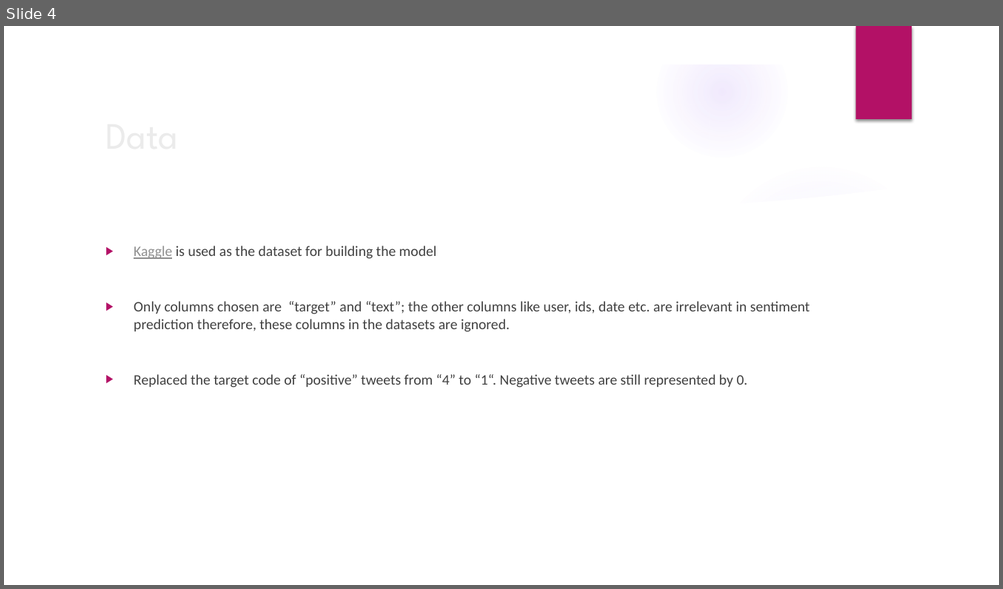
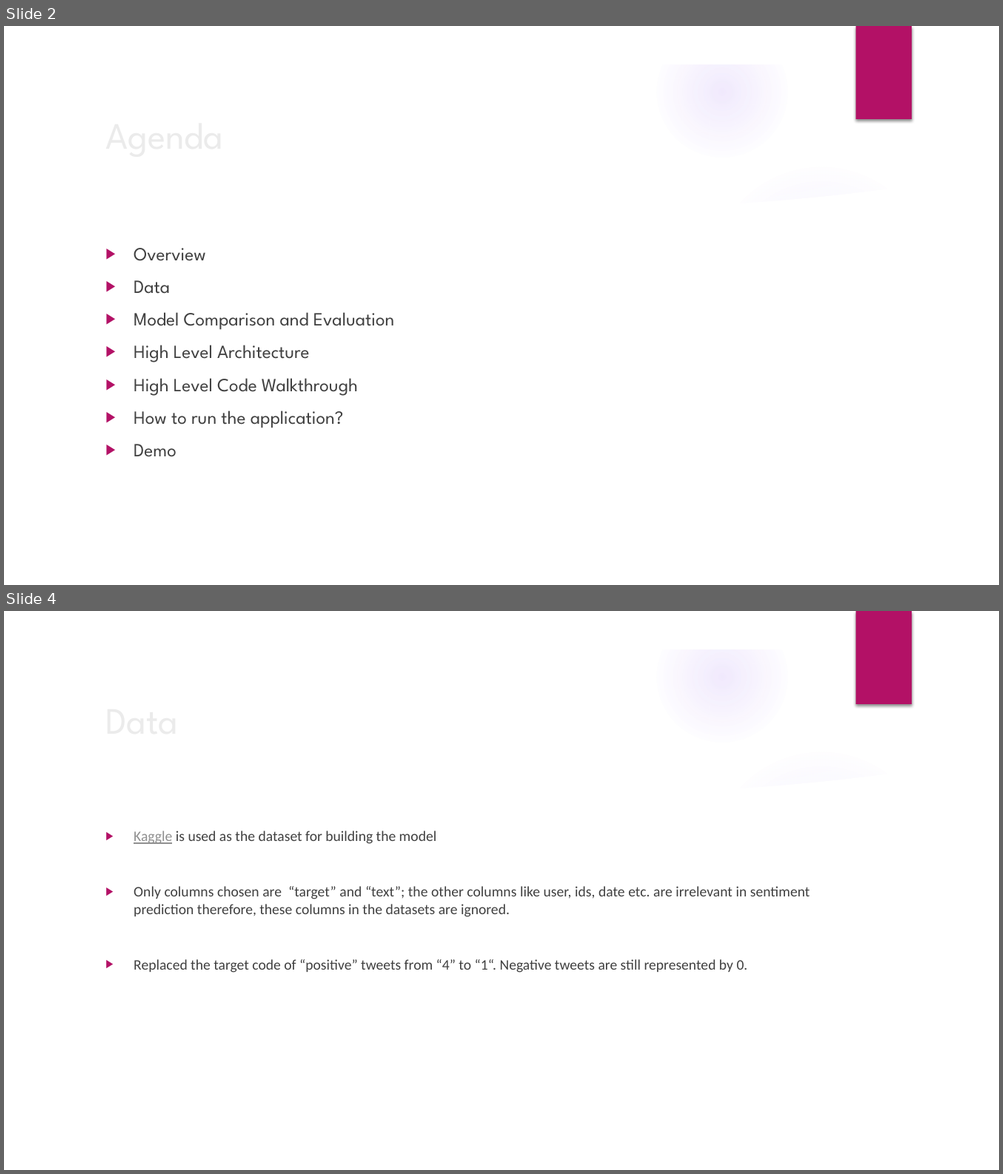
Before and after one commit to hyadav-x/cs410-groupx, a slide deck: CS410 - Text Information Systems - Final presentation.pptx. Shown one above the other, each under a label of ours: slide 4 before the commit, slides 2 and 4 after it; the slides between them are not shown. The pictures are 1003x589 and 1003x1174 pixels, drawn with LibreOffice and Linux fonts; fonts in the diff are those of the drawing; background and template pictures are left out. Boxes give left, top, right and bottom in pixels: in the first picture for what was removed or moved away, otherwise in the second. Text is boxed around its words. In the diff, an @@ line names an element or a change of style, - is before the commit and + after.

```diff
--- a/CS410 - Text Information Systems - Final presentation.pptx
+++ b/CS410 - Text Information Systems - Final presentation.pptx
@@ slide 2 added at [4,26,999,585], background picture (left out); not listed: 9 template elements that a slide beside it also shows @@
@@ title added at [98,105,813,163], 36 pt, text #EBEBEB @@
+Agenda
@@ text added at [134,248,394,457], 18 pt, text #404040 @@
+▶ Overview
+▶ Data
+▶ Model Comparison and Evaluation
+▶ High Level Architecture
+▶ High Level Code Walkthrough
+▶ How to run the application?
+▶ Demo
```
Also in this commit, not shown: 5 slides changed, 1 slide removed.
